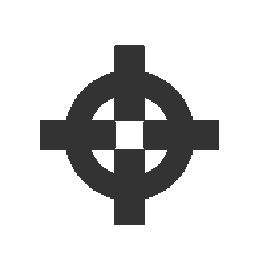
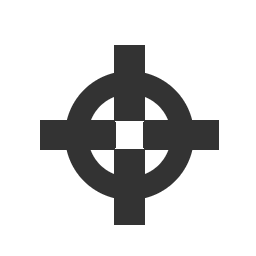
The second w=256, h=256 image is a revision of the first. Changes to its layers:
painted on "rectangles" over box(114, 45, 145, 46)
painted on "circle" over box(66, 72, 193, 199)
